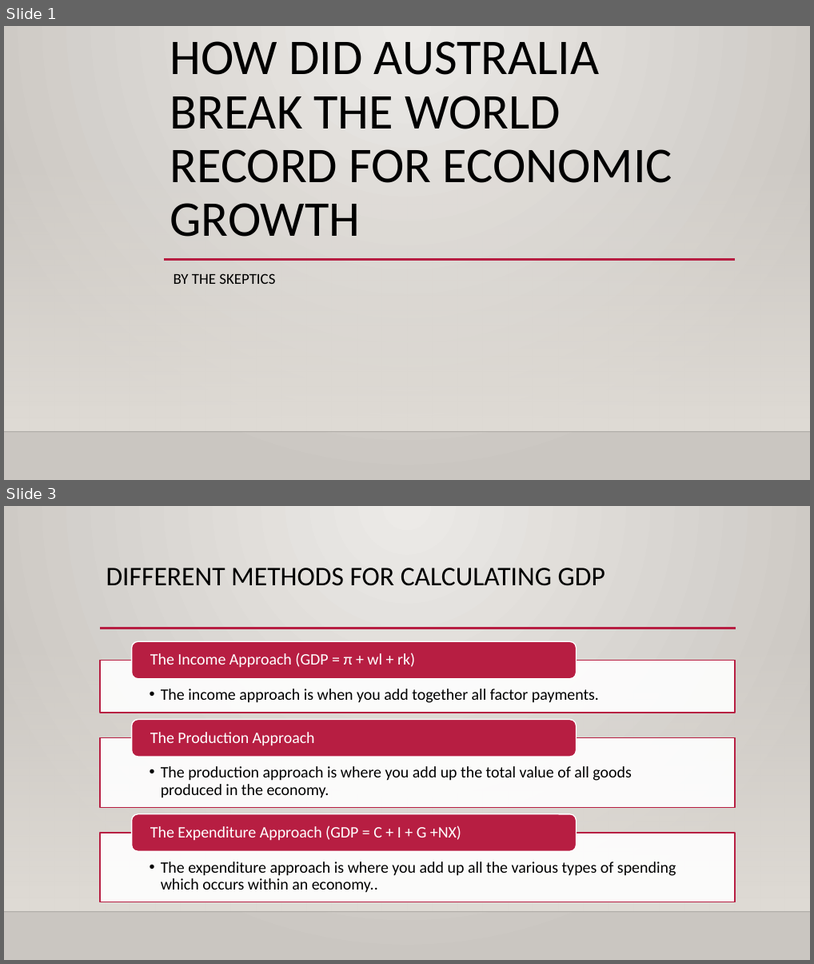
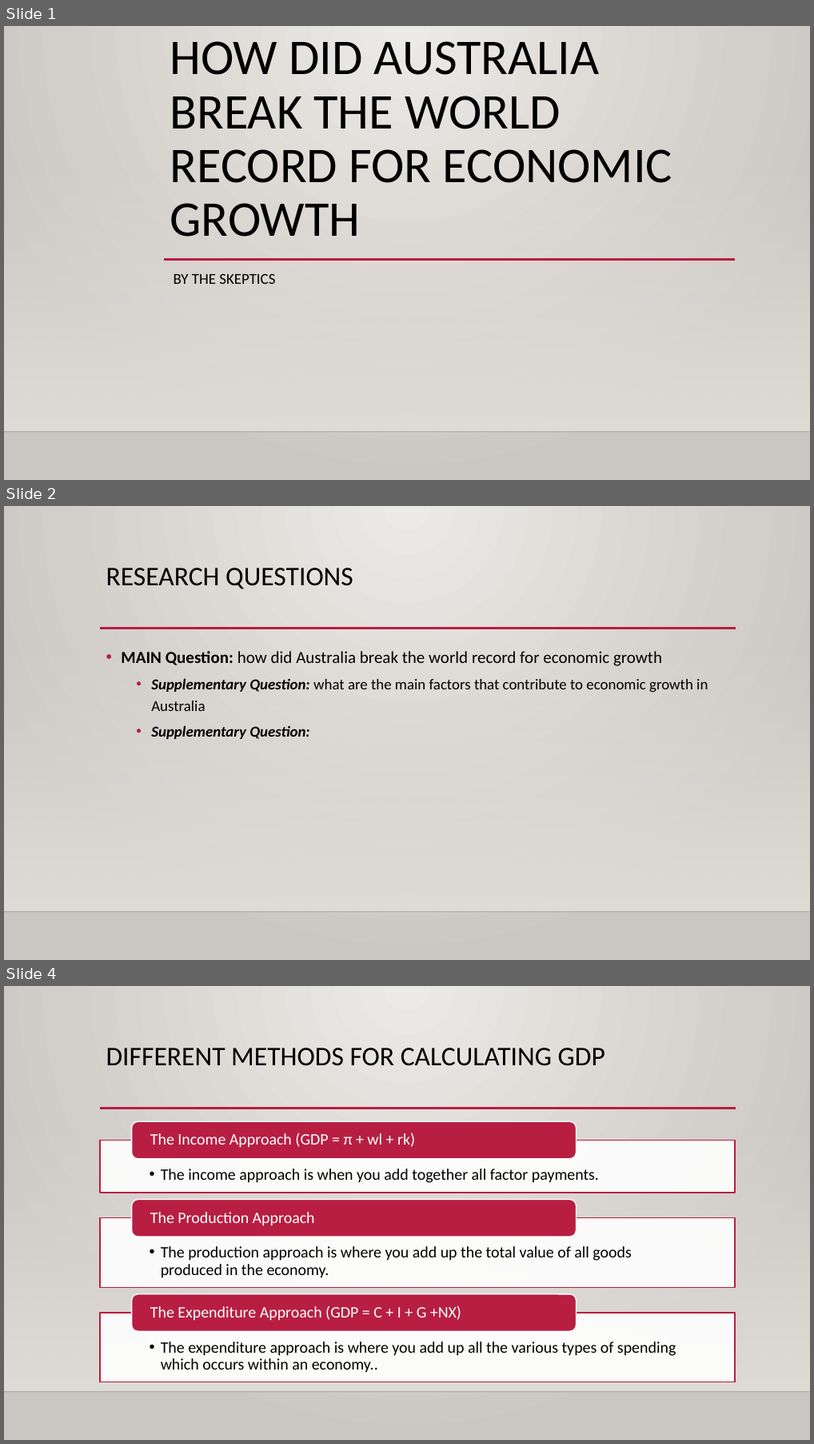
Before and after one commit to AbishekArunachalam/Forecasting-GDP-of-Australia, a slide deck: draft GDP presentation.pptx. Shown one above the other, each under a label of ours: slides 1 and 3 before the commit, slides 1, 2 and 4 after it; the slides between them are not shown. The pictures are 814x964 and 814x1444 pixels, drawn with LibreOffice and Linux fonts; fonts in the diff are those of the drawing; background and template pictures are left out. Boxes give left, top, right and bottom in pixels: in the first picture for what was removed or moved away, otherwise in the second. Text is boxed around its words. In the diff, an @@ line names an element or a change of style, - is before the commit and + after.

```diff
--- a/draft GDP presentation.pptx
+++ b/draft GDP presentation.pptx
@@ slide 2 added at <box>4,506,810,960</box>, background gradient #ECEAE7 to #CAC7C1; not listed: 3 template elements that a slide beside it also shows @@
@@ title added at <box>106,568,354,589</box>, 32 pt, text #000000 @@
+RESEARCH QUESTIONS
@@ text added at <box>121,651,708,739</box>, 18 pt, text #000000 @@
+• MAIN Question: how did Australia break the world record for economic growth
+  • Supplementary Question: what are the main factors that contribute to economic growth in Australia
+  • Supplementary Question:
@@ what was slide 3 is now slide 4 @@
```
Also in this commit, not shown: 1 slide changed.
